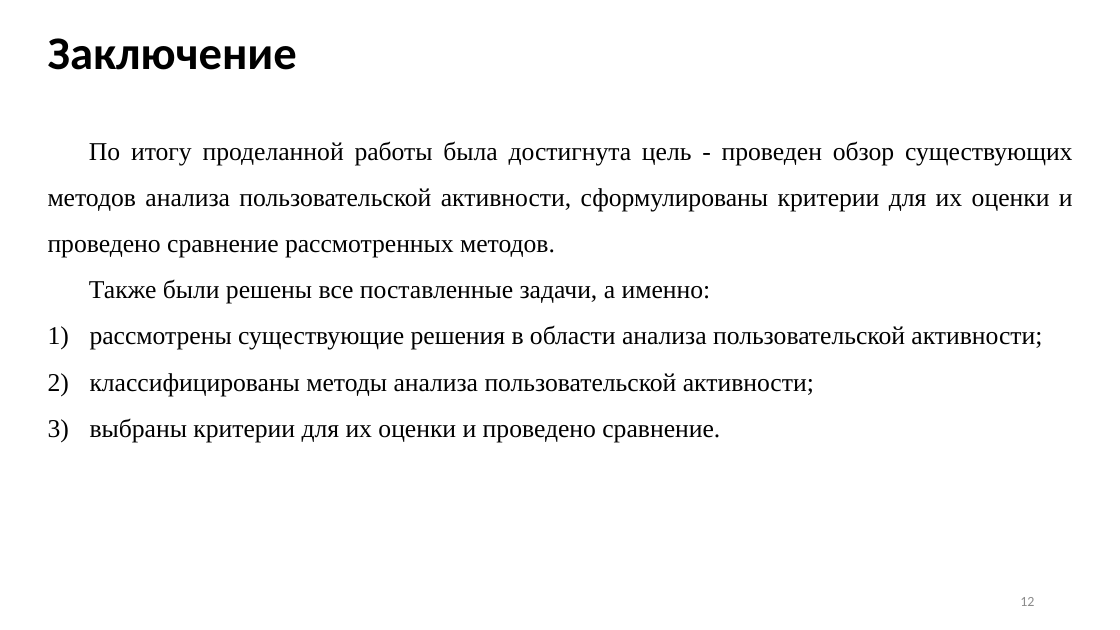
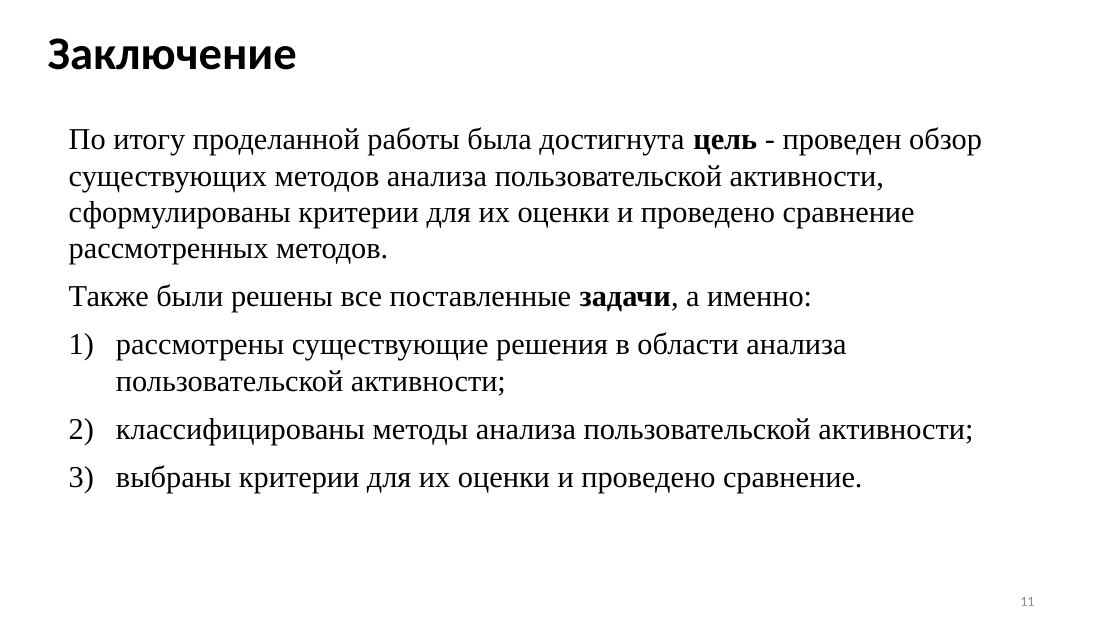
Before and after one commit to Inlucker/7semestr, a slide deck: slide 11 of НИР и ВКР/Презентация/ПронинАС_НИР_презентация.pptx (slide 12 before the commit). Drawn at 1120x630 pixels with LibreOffice and Linux fonts; fonts in the diff are those of the drawing. Boxes give left, top, right and bottom in pixels: in the first picture for what was removed or moved away, otherwise in the second. Text is boxed around its words. In the diff, an @@ line names an element or a change of style, - is before the commit and + after.

```diff
--- a/НИР и ВКР/Презентация/ПронинАС_НИР_презентация.pptx
+++ b/НИР и ВКР/Презентация/ПронинАС_НИР_презентация.pptx
@@ text "По итогу проделанной работы была ..." at [69,127,982,493]: size 22 to 26 pt; bold on in "цель", "задачи,"; alignment justified to left; indent changed; line spacing 1.5 to 1; more space between paragraphs @@
@@ page number at [1020,597,1034,606]: text changed @@
-12
+11
```
Also in this commit, not shown: 8 other slides changed, 1 slide removed, 8 other files.
